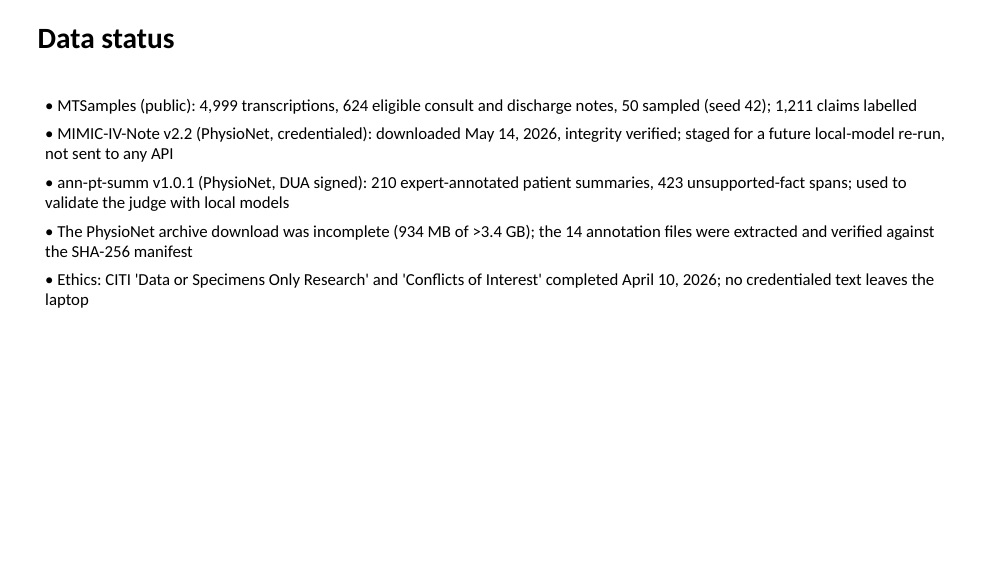
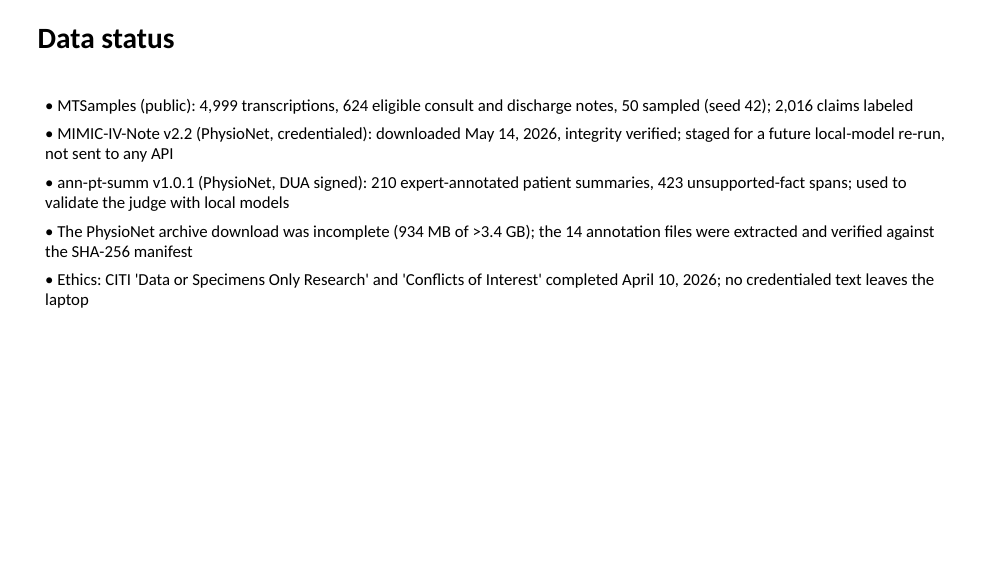
Before and after one commit to slay-a/medical-hallucination-eval, a slide deck: slide 4 of deliverables/Progress_Slides_Fall2026.pptx. Drawn at 1008x567 pixels with LibreOffice and Linux fonts; fonts in the diff are those of the drawing. Boxes give left, top, right and bottom in pixels: in the first picture for what was removed or moved away, otherwise in the second. Text is boxed around its words. In the diff, an @@ line names an element or a change of style, - is before the commit and + after.

```diff
--- a/deliverables/Progress_Slides_Fall2026.pptx
+++ b/deliverables/Progress_Slides_Fall2026.pptx
@@ text at [57,99,913,114]: text changed @@
-• MTSamples (public): 4,999 transcriptions, 624 eligible consult and discharge notes, 50 sampled (seed 42); 1,211 claims labelled
+• MTSamples (public): 4,999 transcriptions, 624 eligible consult and discharge notes, 50 sampled (seed 42); 2,016 claims labeled
```
Also in this commit, not shown: 7 other slides changed, 49 other files.
